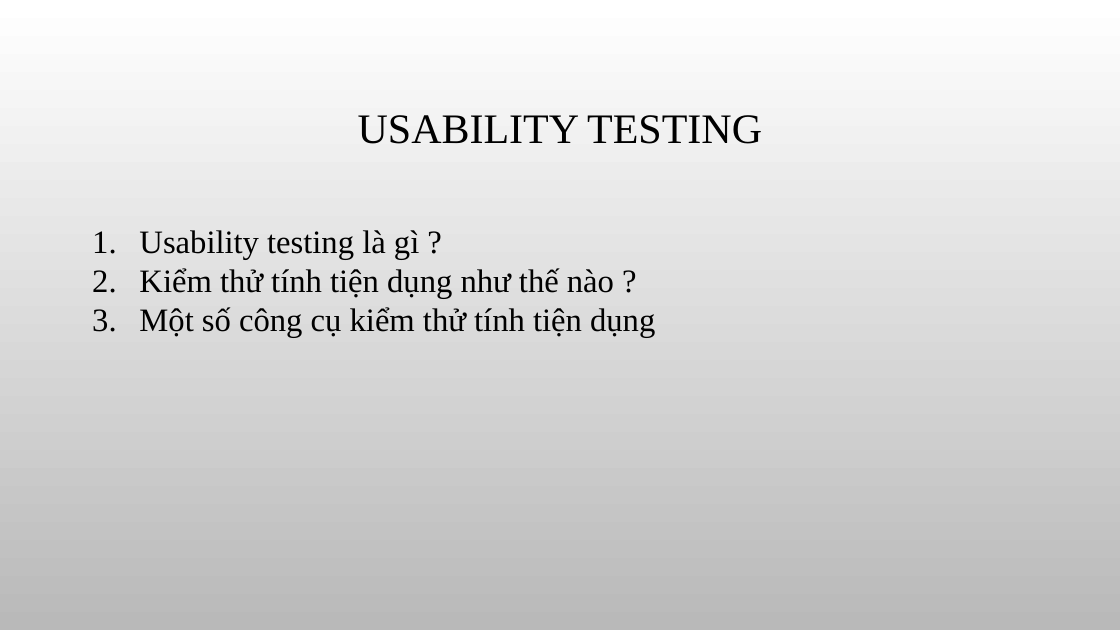
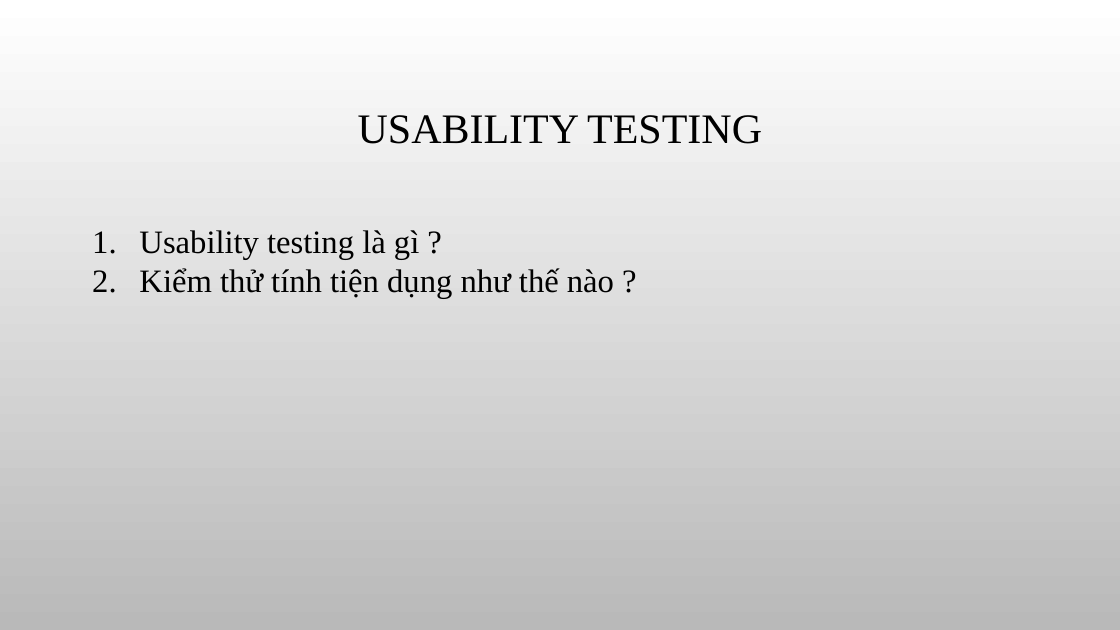
Before and after one commit to khoahoang/GUI-Usability-testing-research, a slide deck: slide 13 of slide/GUI & Usability testing group 20.pptx (slide 20 before the commit). Drawn at 1120x630 pixels with LibreOffice and Linux fonts; fonts in the diff are those of the drawing; background and template pictures are left out. Boxes give left, top, right and bottom in pixels: in the first picture for what was removed or moved away, otherwise in the second. Text is boxed around its words. In the diff, an @@ line names an element or a change of style, - is before the commit and + after.

```diff
--- a/slide/GUI & Usability testing group 20.pptx
+++ b/slide/GUI & Usability testing group 20.pptx
@@ text at bbox=[139, 307, 655, 338]: paragraph removed @@
-3. Một số công cụ kiểm thử tính tiện dụng
```
Also in this commit, not shown: 3 other slides changed, 4 slides added, 7 slides removed, 1 other file.
